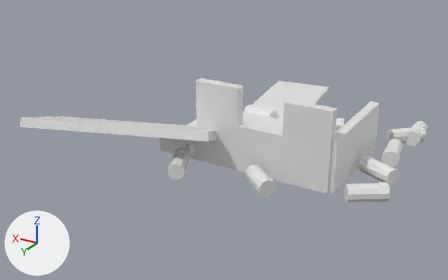
Renders of the glTF model godot/assets3d/props/range_ammo_crate_broken.glb from each side of a commit.
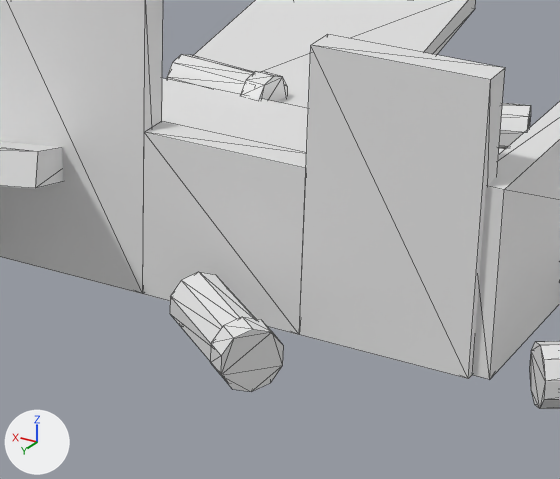
The first picture shows the older version from a 50 mm lens placed at (-1.154, 2.293, 1.141), pointed at (0.21, 0.019, 0.004). The close-ups show the older and then the newer version on the part from 44% to 79% of the width and 32% to 79% of the height of that picture. Only the edits that show in the close-ups are written down. The axes (+X, +Y, +Z) are drawn at lower left. The lights are the same throughout. The close-ups show mesh edges as thin lines. Vertices at exactly the same position are counted once.

Names of what the first close-up shows: 'ob'.
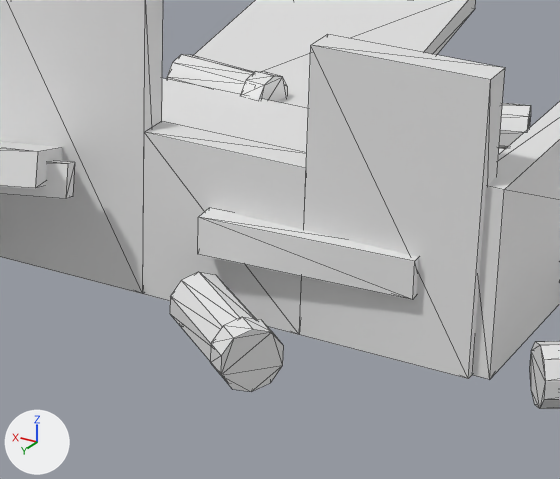
Patch to the scene script:
```diff
--- a/godot/assets3d/props/range_ammo_crate_broken.glb.py
+++ b/godot/assets3d/props/range_ammo_crate_broken.glb.py
@@ me_me_1652 @@
 # used by ob_ob; location = (0.0, 0.0, 0.0)
-me_me_1652.from_pydata(...)  # 638 vertices, 1128 faces; spans x -0.63..0.94, y -0.87..0.67, z 0.0..0.36
+me_me_1652.from_pydata(...)  # 654 vertices, 1152 faces; spans x -0.63..0.94, y -0.87..0.67, z 0.0..0.36
+# me_me_1652 part 1
+# 16 vertices are added at x -0.34..0.41, y 0.24..0.47, z 0.08..0.18
+# 24 new faces join them
```

Changed parts and their boxes [x1, y1, x2, y2] in the close-ups (560 x 479 px):
part 1 of me_me_1652, added
    after: [0, 161, 419, 300]
